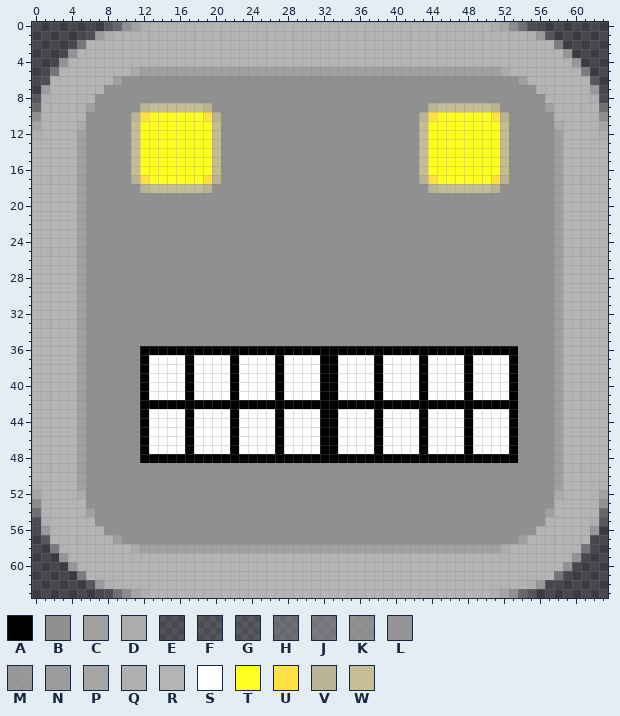
Edited in one commit: pixel-art sprite (assets/player.png). That is the earlier state.
The file is 64x64 pixels. Pixels under 10% opacity are left out. Colours within 5 levels of each other are drawn and written as one.
Palette (. is transparent): A #000000  B #909090  C #a0a0a0  D #acacac  E #b3b3b31a  F #b4b4b423  G #b4b4b429  H #b4b4b45d  J #b4b4b47b  K #b4b4b4a9  L #b4b4b4b9  M #b4b4b4bf  N #b4b4b4c7  P #b4b4b4de  Q #b4b4b4f5  R #b4b4b4  S #ffffff  T #ffff21  U #ffe241  V #bab494  W #c5be95
And afterwards:
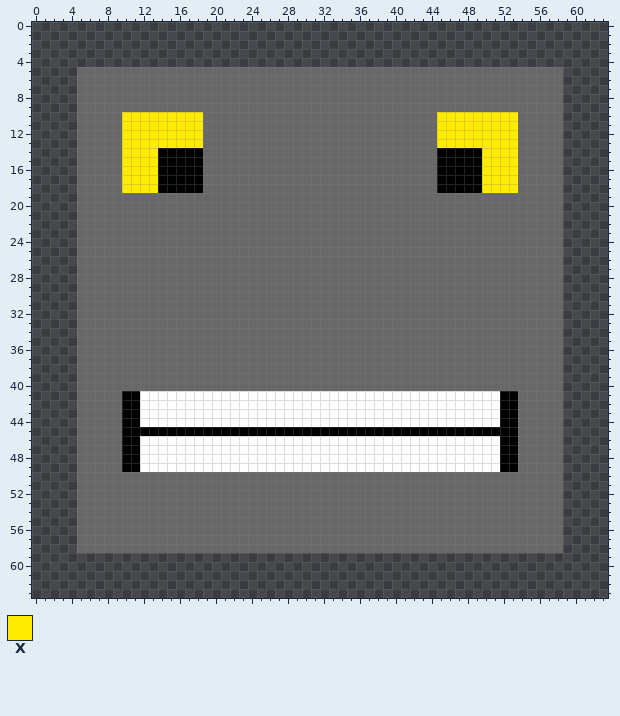
Colours new in this view: X #ffec00
Diff:
colour B: #909090 -> #686868
Changed rows in their new state; - is a pixel that keeps its letter.
first column x 0:
 0 --------................................................--------
 1 ------....................................................------
 2 -----......................................................-----
 3 ----........................................................----
 4 ---..........................................................---
 5 --...BBBBBBBBBBBBBBBBBBBBBBBBBBBBBBBBBBBBBBBBBBBBBBBBBBBBBB...--
 6 -....BBBBB--------------------------------------------BBBBB....-
 7 -....BBB------------------------------------------------BBB....-
 8 .....BB--------------------------------------------------BB.....
 9 .....BB-----BBBBBBBB------------------------BBBBBBBB-----BB.....
10 .....B----XXXXXXXXXBB----------------------BBXXXXXXXXX----B.....
11 .....B----XXXXXXXXXBB----------------------BBXXXXXXXXX----B.....
12 .....B----XXXXXXXXXBB----------------------BBXXXXXXXXX----B.....
13 .....B----XXXXXXXXXBB----------------------BBXXXXXXXXX----B.....
14 .....B----XXXXAAAAABB----------------------BBAAAAAXXXX----B.....
15 .....B----XXXXAAAAABB----------------------BBAAAAAXXXX----B.....
16 .....B----XXXXAAAAABB----------------------BBAAAAAXXXX----B.....
17 .....B----XXXXAAAAABB----------------------BBAAAAAXXXX----B.....
18 .....B----XXXXAAAAAB------------------------BAAAAAXXXX----B.....
19 .....B----------------------------------------------------B.....
20 .....B----------------------------------------------------B.....
21 .....B----------------------------------------------------B.....
22 .....B----------------------------------------------------B.....
23 .....B----------------------------------------------------B.....
24 .....B----------------------------------------------------B.....
25 .....B----------------------------------------------------B.....
26 .....B----------------------------------------------------B.....
27 .....B----------------------------------------------------B.....
28 .....B----------------------------------------------------B.....
29 .....B----------------------------------------------------B.....
30 .....B----------------------------------------------------B.....
31 .....B----------------------------------------------------B.....
32 .....B----------------------------------------------------B.....
33 .....B----------------------------------------------------B.....
34 .....B----------------------------------------------------B.....
35 .....B----------------------------------------------------B.....
36 .....B------BBBBBBBBBBBBBBBBBBBBBBBBBBBBBBBBBBBBBBBBBB----B.....
37 .....B------BBBBBBBBBBBBBBBBBBBBBBBBBBBBBBBBBBBBBBBBBB----B.....
38 .....B------BBBBBBBBBBBBBBBBBBBBBBBBBBBBBBBBBBBBBBBBBB----B.....
39 .....B------BBBBBBBBBBBBBBBBBBBBBBBBBBBBBBBBBBBBBBBBBB----B.....
40 .....B------BBBBBBBBBBBBBBBBBBBBBBBBBBBBBBBBBBBBBBBBBB----B.....
41 .....B----AAS----S----S----S----SS----S----S----S---A-----B.....
42 .....B----AASSSSSSSSSSSSSSSSSSSSSSSSSSSSSSSSSSSSSSSS------B.....
43 .....B----AAS----S----S----S----SS----S----S----S---A-----B.....
44 .....B----AAS----S----S----S----SS----S----S----S---A-----B.....
45 .....B----AA-AAAA-AAAA-AAAA-AAAA--AAAA-AAAA-AAAA-AAAA-----B.....
46 .....B----AAS----S----S----S----SS----S----S----S---A-----B.....
47 .....B----AAS----S----S----S----SS----S----S----S---A-----B.....
48 .....B----AASSSSSSSSSSSSSSSSSSSSSSSSSSSSSSSSSSSSSSSS------B.....
49 .....B----AASSSSSSSSSSSSSSSSSSSSSSSSSSSSSSSSSSSSSSSSAA----B.....
50 .....B----------------------------------------------------B.....
51 .....B----------------------------------------------------B.....
52 .....B----------------------------------------------------B.....
53 .....B----------------------------------------------------B.....
54 .....BB--------------------------------------------------BB.....
55 .....BB--------------------------------------------------BB.....
56 -....BBB------------------------------------------------BBB....-
57 -....BBBBB--------------------------------------------BBBBB....-
58 --...BBBBBBBBBBBBBBBBBBBBBBBBBBBBBBBBBBBBBBBBBBBBBBBBBBBBBB...--
59 ---..........................................................---
60 ----........................................................----
61 -----......................................................-----
62 ------....................................................------
63 --------................................................--------
